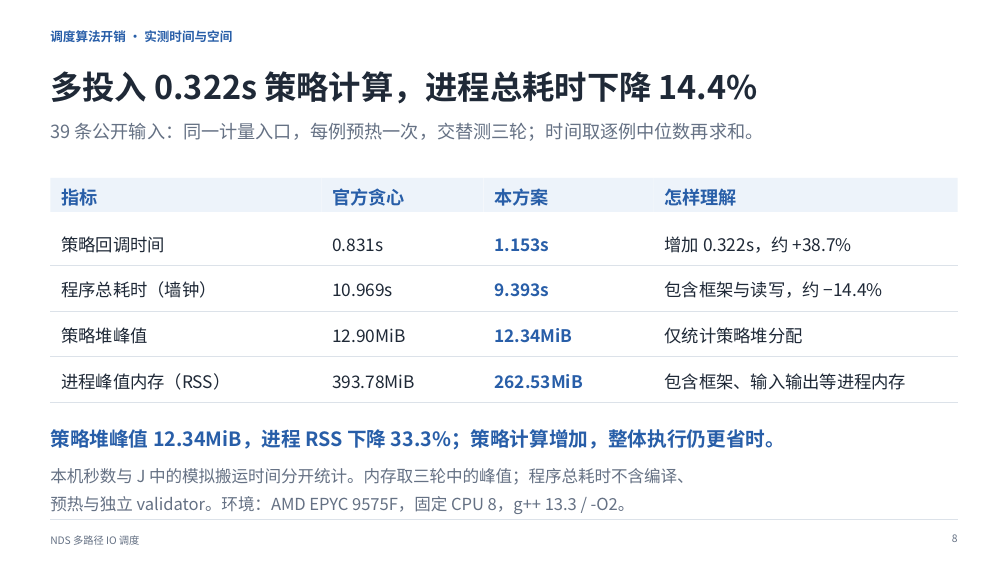
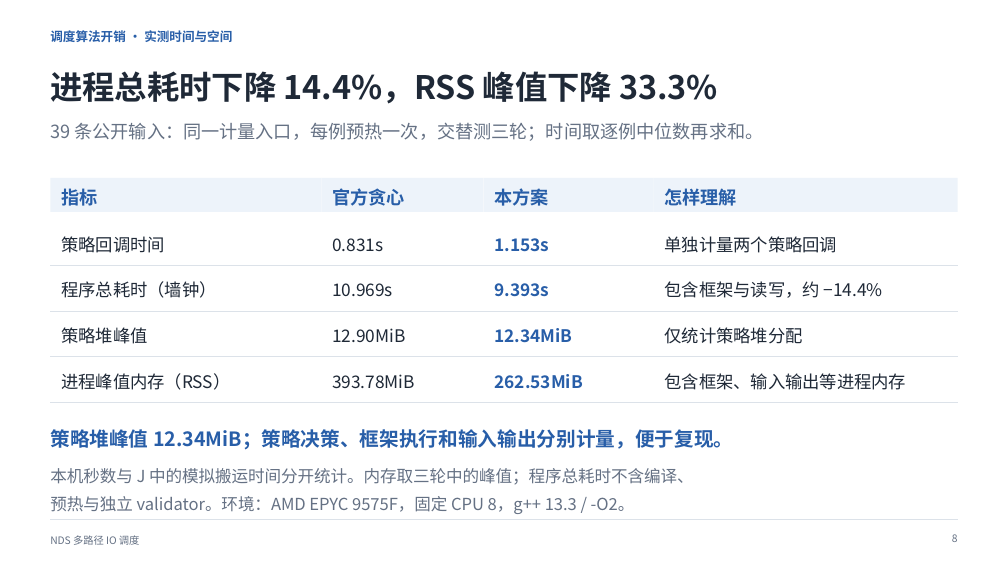
Before and after one commit to dpj135/hackathon, a slide deck: slide 9 of submissions/kaisennhu/07_答辩PPT/答辩介绍.pptx. Drawn at 1008x567 pixels with LibreOffice and Linux fonts; fonts in the diff are those of the drawing. Boxes give left, top, right and bottom in pixels: in the first picture for what was removed or moved away, otherwise in the second. Text is boxed around its words. In the diff, an @@ line names an element or a change of style, - is before the commit and + after.

```diff
--- a/submissions/kaisennhu/07_答辩PPT/答辩介绍.pptx
+++ b/submissions/kaisennhu/07_答辩PPT/答辩介绍.pptx
@@ text at [50,71,718,104]: text changed @@
-多投入 0.322s 策略计算，进程总耗时下降 14.4%
+进程总耗时下降 14.4%，RSS 峰值下降 33.3%
@@ text at [665,236,838,253]: text changed @@
-增加 0.322s，约 +38.7%
+单独计量两个策略回调
@@ text at [50,429,733,450]: text changed @@
-策略堆峰值 12.34MiB，进程 RSS 下降 33.3%；策略计算增加，整体执行仍更省时。
+策略堆峰值 12.34MiB；策略决策、框架执行和输入输出分别计量，便于复现。
```
Also in this commit, not shown: 2 other slides changed, 2 other files.
